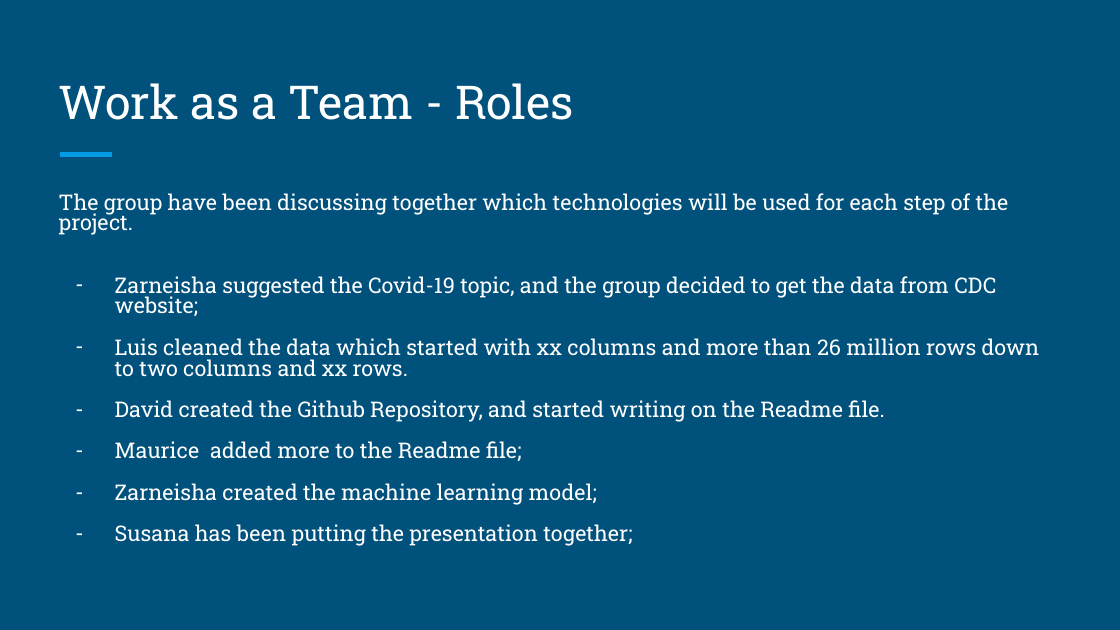
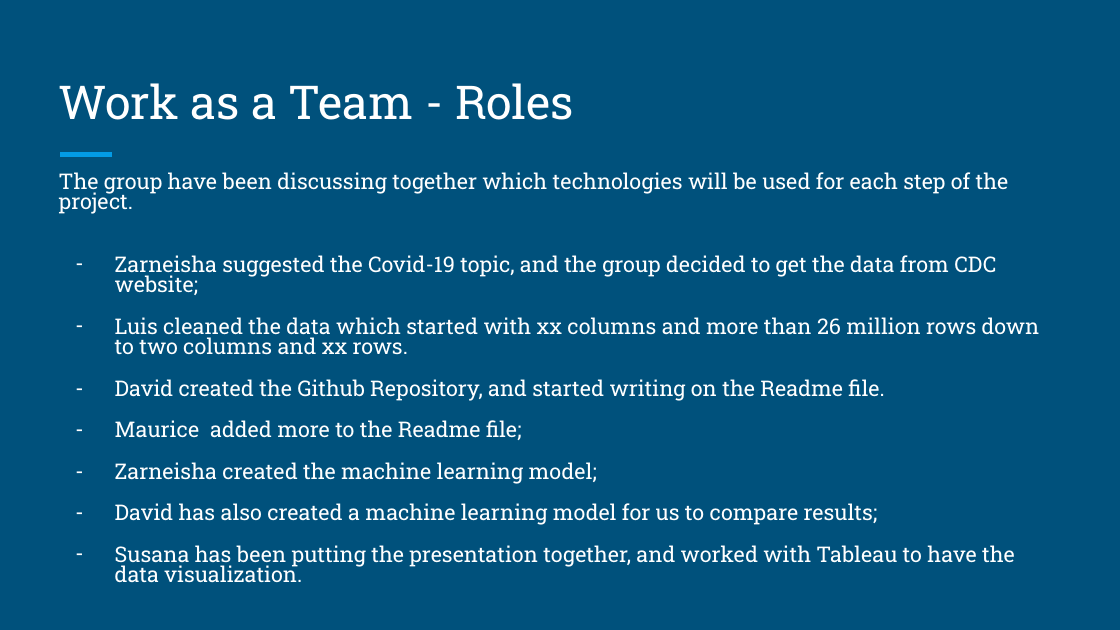
Before and after one commit to dlagorealestate/Exploritory-CDC-Data, a slide deck: slide 4 of Final Project Blue Team -.pptx. Drawn at 1120x630 pixels with LibreOffice and Linux fonts; fonts in the diff are those of the drawing. Boxes give left, top, right and bottom in pixels: in the first picture for what was removed or moved away, otherwise in the second. Text is boxed around its words. In the diff, an @@ line names an element or a change of style, - is before the commit and + after.

Commit message:
update project roles

```diff
--- a/Final Project Blue Team -.pptx
+++ b/Final Project Blue Team -.pptx
@@ text "The group have been discussing ..." moved from (x1=59, y1=193, x2=1040, y2=546) to (x1=59, y1=172, x2=1040, y2=583) @@
@@ text at (x1=115, y1=503, x2=1015, y2=583): text changed @@
-– Susana has been putting the presentation together;
+– David has also created a machine learning model for us to compare results;
+– Susana has been putting the presentation together, and worked with Tableau to have the data visualization.
```
